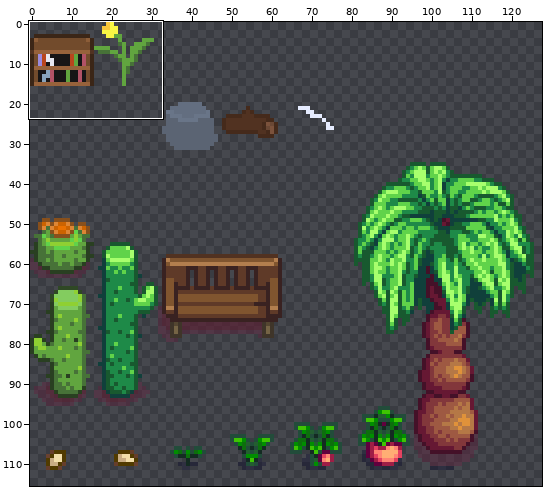
Sprite sheet, stored at images/furniture.png. The first picture is a wide view before the edit; the outline marks the close-up.
Close-up. The starting point:
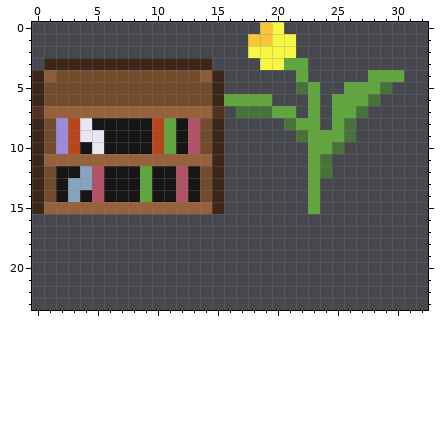
The file is 128x128 pixels. Pixels under 10% opacity are left out. Colours within 5 levels of each other are drawn and written as one. Shown: x 0..32, y 0..23. The wide view leaves out empty margins.
After:
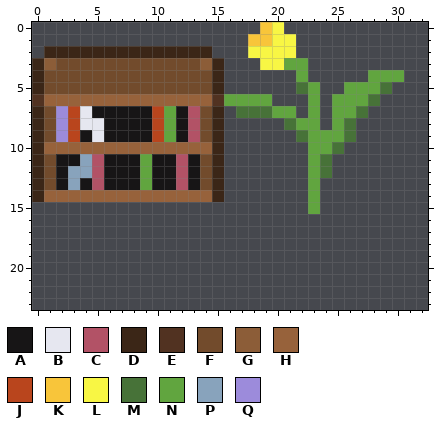
Palette (. is transparent): A #171516  B #e6e7f0  C #b25266  D #3b2617  E #513221  F #724b2c  G #8c5d38  H #97623b  J #b9451d  K #f8c53a  L #f8f644  M #477238  N #61a53f  P #88a3bc  Q #9c8bdb
The edit:
Colour B becomes colour A in row 9 at x 4.
Colour H becomes colour A in row 7 at x 5 to 9 and 12; in row 11 at x 2 to 3, 6 to 8, 10 to 11 and 13.
Colour P becomes colour A in row 13 at x 4.
Colour A becomes colour B in row 8 at x 5.
Colour H becomes colour B in row 7 at x 4.
Colour H becomes colour C in row 7 at x 13; in row 11 at x 5 and 12.
The author put colour D in row 2 at x 1 to 14; in row 3 at x 0 and 15.
Colour E becomes colour D in row 7 at x 0 and 15.
Colour D becomes colour E in row 6 at x 0 and 15.
Colour D becomes colour F in row 3 at x 2 to 13.
Colour G becomes colour F in row 4 at x 1 and 14.
Colour H becomes colour F in row 7 at x 1 and 14; in row 11 at x 1 and 14.
Colour D becomes colour G in row 3 at x 1 and 14.
Colour A becomes colour H in row 10 at x 4, 6 to 9 and 12; in row 14 at x 2, 4, 6 to 8, 10 to 11 and 13.
Colour B becomes colour H in row 10 at x 5.
Colour C becomes colour H in row 10 at x 13; in row 14 at x 5 and 12.
Colour F becomes colour H in row 6 at x 1 to 14; in row 10 at x 1 and 14; in row 14 at x 1 and 14.
Colour J becomes colour H in row 10 at x 3 and 10.
Colour N becomes colour H in row 10 at x 11; in row 14 at x 9.
Colour P becomes colour H in row 14 at x 3.
Colour Q becomes colour H in row 10 at x 2.
Colour H becomes colour J in row 7 at x 3 and 10.
Colour H becomes colour N in row 7 at x 11; in row 11 at x 9.
Colour A becomes colour P in row 12 at x 3.
Colour H becomes colour P in row 11 at x 4.
Colour H becomes colour Q in row 7 at x 2.
Colour D is removed in row 15 at x 0 and 15.
Colour H is removed in row 15 at x 1 to 14.
